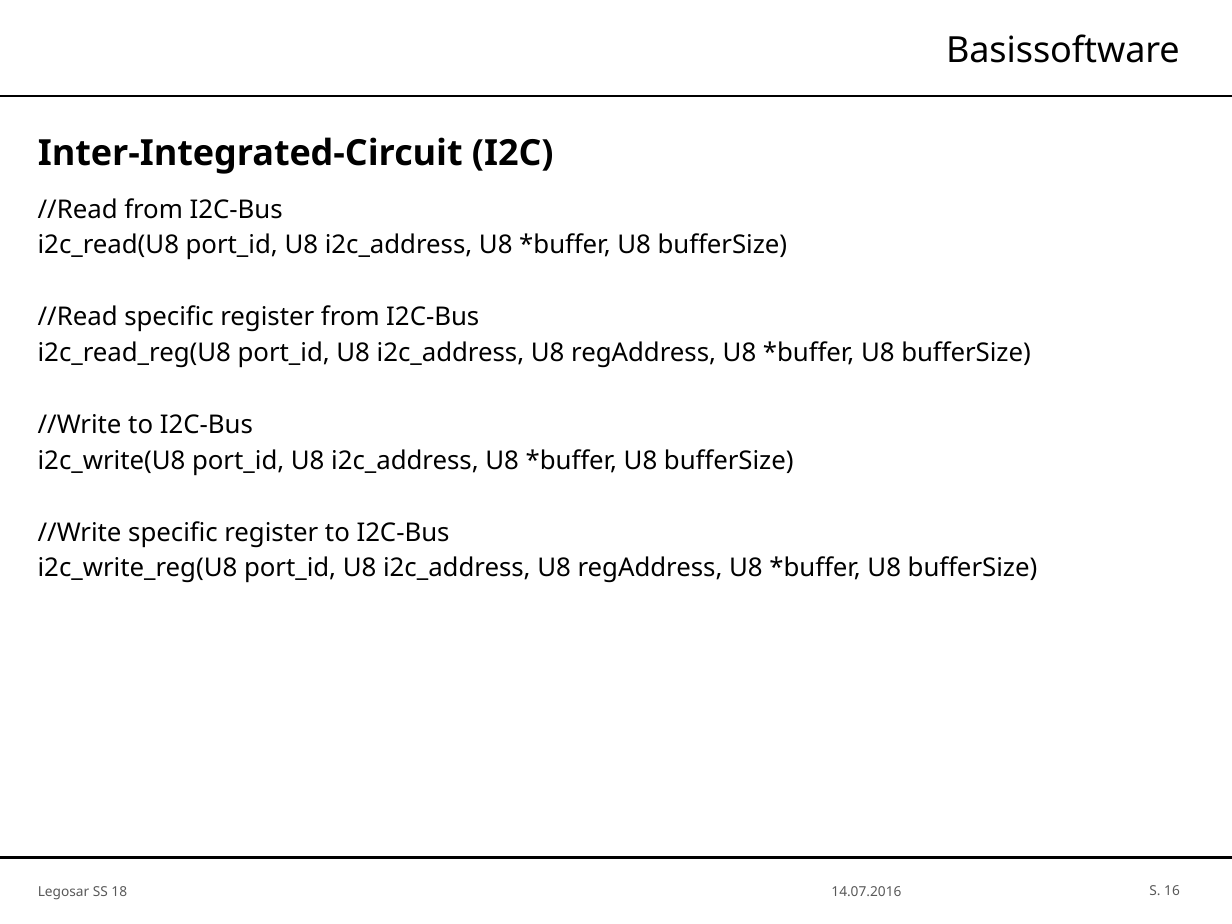
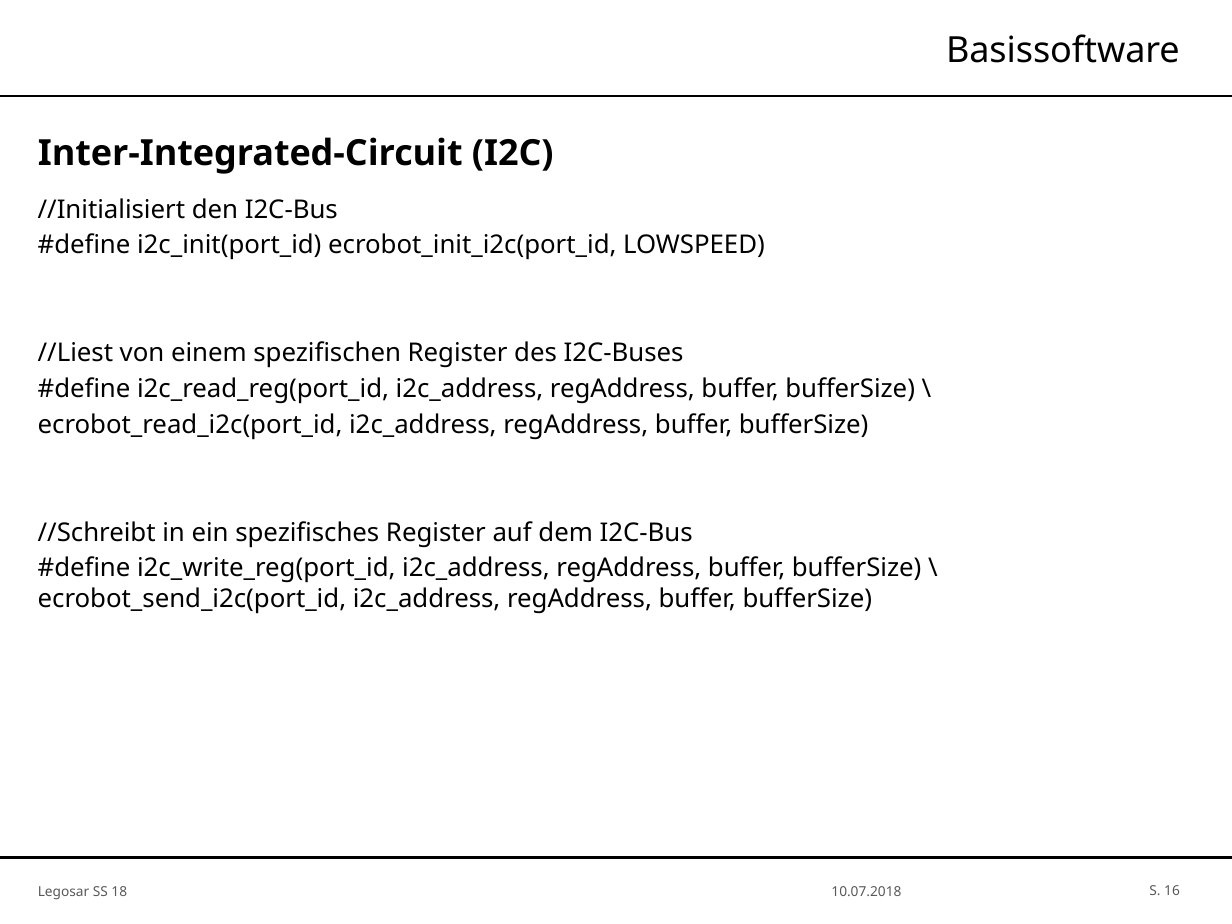
Before and after one commit to SimH1993/OTHR_AUTOSARSS18, a slide deck: slide 16 of Präsentation/Teilpräsentationen/Basissoftware.pptx. Drawn at 1232x924 pixels with LibreOffice and Linux fonts; fonts in the diff are those of the drawing; background and template pictures are left out. Boxes give left, top, right and bottom in pixels: in the first picture for what was removed or moved away, otherwise in the second. Text is boxed around its words. In the diff, an @@ line names an element or a change of style, - is before the commit and + after.

```diff
--- a/Präsentation/Teilpräsentationen/Basissoftware.pptx
+++ b/Präsentation/Teilpräsentationen/Basissoftware.pptx
@@ text at [38, 198, 922, 614]: text changed @@
-//Read from I2C-Bus
-i2c_read(U8 port_id, U8 i2c_address, U8 *buffer, U8 bufferSize)
-//Read specific register from I2C-Bus
-i2c_read_reg(U8 port_id, U8 i2c_address, U8 regAddress, U8 *buffer, U8 bufferSize)
-//Write to I2C-Bus
-i2c_write(U8 port_id, U8 i2c_address, U8 *buffer, U8 bufferSize)
-//Write specific register to I2C-Bus
-i2c_write_reg(U8 port_id, U8 i2c_address, U8 regAddress, U8 *buffer, U8 bufferSize)
+//Initialisiert den I2C-Bus
+#define i2c_init(port_id) ecrobot_init_i2c(port_id, LOWSPEED)
+//Liest von einem spezifischen Register des I2C-Buses
+#define i2c_read_reg(port_id, i2c_address, regAddress, buffer, bufferSize) \
+ecrobot_read_i2c(port_id, i2c_address, regAddress, buffer, bufferSize)
+//Schreibt in ein spezifisches Register auf dem I2C-Bus
+#define i2c_write_reg(port_id, i2c_address, regAddress, buffer, bufferSize) \ ecrobot_send_i2c(port_id, i2c_address, regAddress, buffer, bufferSize)
@@ text at [831, 886, 901, 896]: text changed @@
-14.07.2016
+10.07.2018
```
Also in this commit, not shown: 15 other slides changed, 5 other files.
